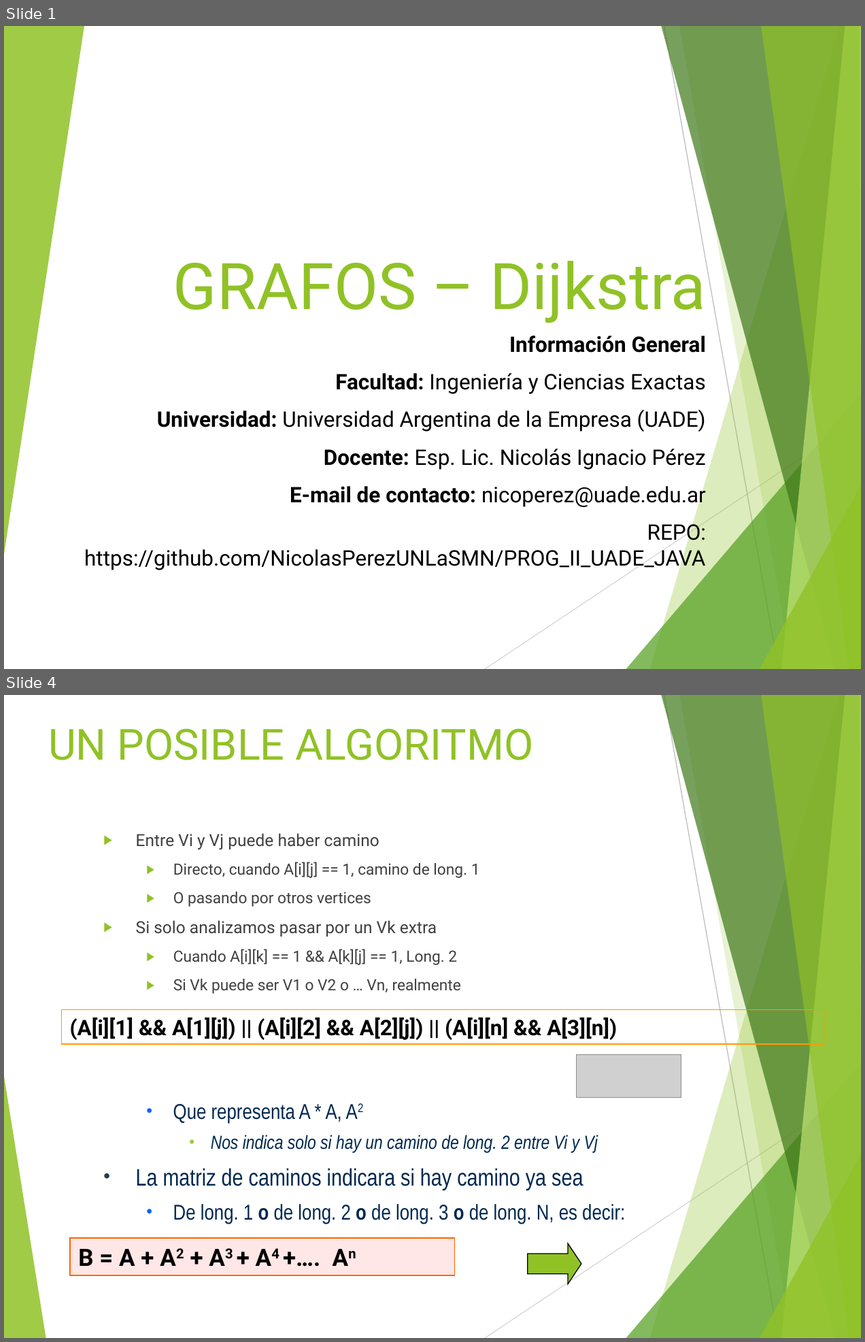
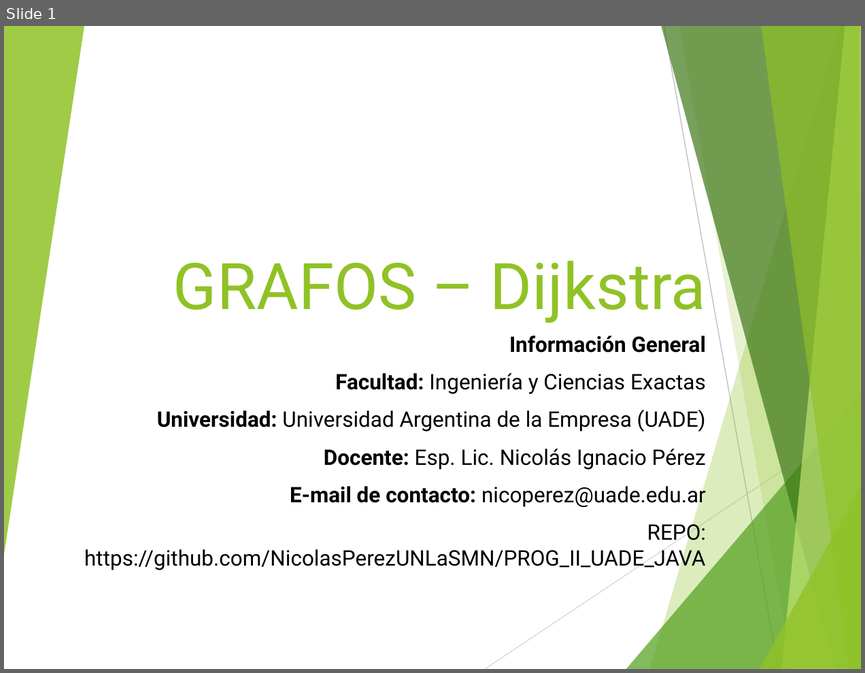
Before and after one commit to NicolasPerezUNLaSMN/PROG_II_UADE_JAVA, a slide deck: Clase XI - Grafos y recorridos complejos/Grafo - Dijkstra y otros.ppt. Shown one above the other, each under a label of ours: slides 1 and 4 before the commit, slide 1 after it; the slides between them are not shown. The pictures are 865x1342 and 865x673 pixels, drawn with LibreOffice and Linux fonts; fonts in the diff are those of the drawing; grey boxes stand for pictures. Boxes give left, top, right and bottom in pixels: in the first picture for what was removed or moved away, otherwise in the second. Text is boxed around its words. In the diff, an @@ line names an element or a change of style, - is before the commit and + after.

Commit message:
Agrego más algoritmos a grafos complejos,  y tareas

```diff
--- a/Clase XI - Grafos y recorridos complejos/Grafo - Dijkstra y otros.ppt
+++ b/Clase XI - Grafos y recorridos complejos/Grafo - Dijkstra y otros.ppt
@@ slide 4 removed at box(4, 695, 861, 1338), background #FFFFFF; not listed: 9 template elements that a slide beside it also shows @@
@@ title removed at box(48, 728, 533, 760) @@
-UN POSIBLE ALGORITMO
@@ text removed at box(136, 833, 480, 994) @@
-▶ Entre Vi y Vj puede haber camino
-  ▶ Directo, cuando A[i][j] == 1, camino de long. 1
-  ▶ O pasando por otros vertices
-▶ Si solo analizamos pasar por un Vk extra
-  ▶ Cuando A[i][k] == 1 && A[k][j] == 1, Long. 2
-  ▶ Si Vk puede ser V1 o V2 o … Vn, realmente
@@ rectangle removed at box(61, 1009, 824, 1044) @@
-(A[i][1] && A[1][j]) || (A[i][2] && A[2][j]) || (A[i][n] && A[3][n])
@@ picture removed at box(577, 1054, 681, 1097) @@
@@ freeform shape removed at box(4, 1071, 46, 1338) @@
@@ text removed at box(136, 1104, 625, 1224) @@
-  • Que representa A * A, A2
-    • Nos indica solo si hay un camino de long. 2 entre Vi y Vj
-• La matriz de caminos indicara si hay camino ya sea
-  • De long. 1 o de long. 2 o de long. 3 o de long. N, es decir:
@@ rectangle removed at box(70, 1238, 455, 1275) @@
-B = A + A2 + A3 + A4 +…. An
@@ right arrow removed at box(528, 1243, 581, 1284) @@
@@ slide 1 changed as well @@
@@ freeform shape at box(759, 484, 861, 669): outline redrawn @@
```
Also in this commit, not shown: 3 other slides changed, 16 other slides removed, 25 other files.
